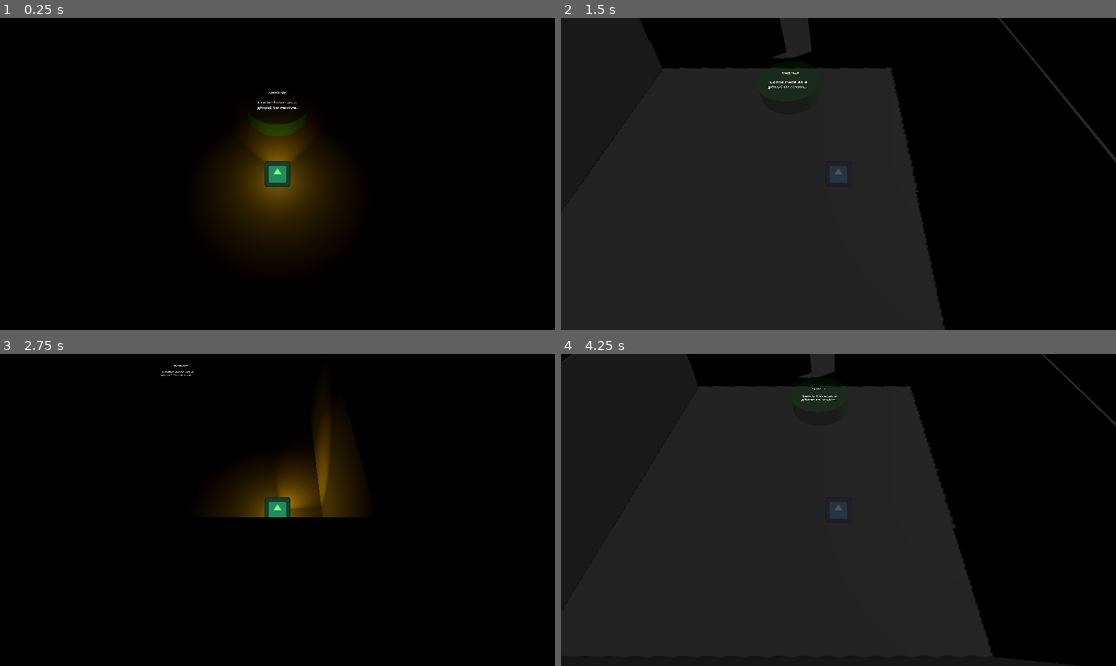
Above: before the commit, frames 1-4 (two rows, left to right).
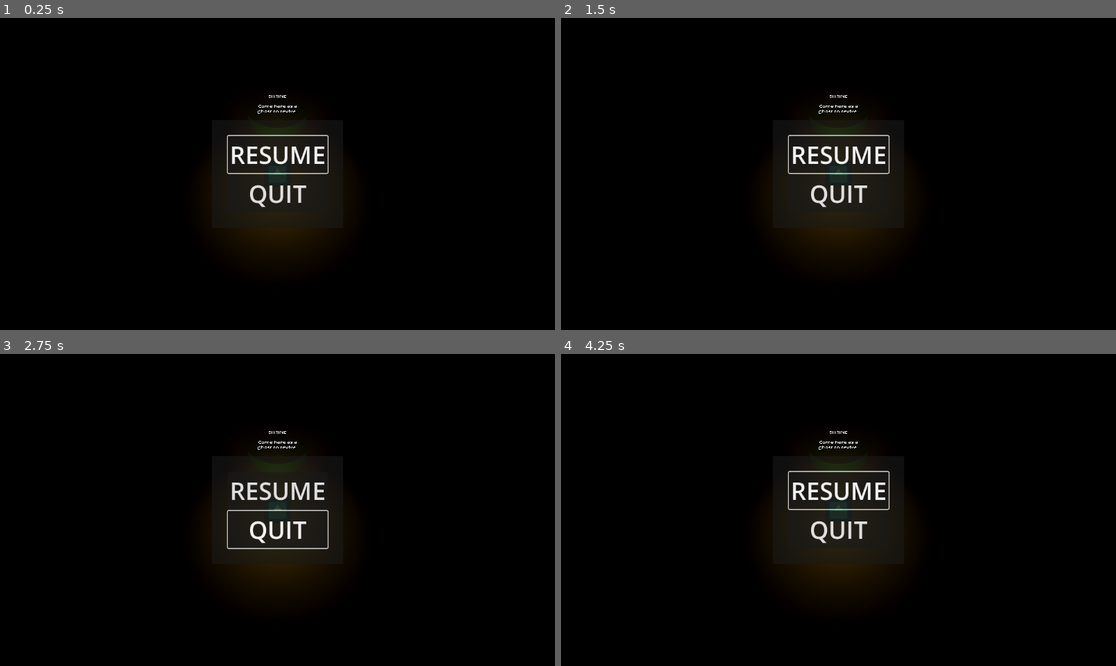
Above: after the commit, the same moments.

Repository: Rusty-Rat-Studios/dead-living-and-dying
Game: Godot game, scene res://game.tscn
The game is run twice, just before and just after one commit, with the same random seed, the same clock (stepped at 60 frames per second) and the same inputs. The engine's default icon, where the game draws it, is replaced by a stand-in: a white triangle on a blue panel in a dark square.
Inputs (mouse positions are in pixels of both pictures, inside the frame that each line leads up to):
- Up to frame 1 (0.25 s): no input
- Up to frame 2 (1.5 s): tap Enter at 0.5 s; move the mouse to (960, 158) at 0.52 s; hold Right (ui_right) 0.53-1.28 s; tap Tab at 0.6, 1.35 s; move the mouse to (727, 189) at 1.27 s; hold Down (ui_down) from 1.28 s (still down)
- Up to frame 3 (2.75 s): move the mouse to (333, 441) at 2.02 s; release Down (ui_down) at 2.03 s; hold Right (ui_right) from 2.03 s (still down); tap Tab at 2.1 s
- Up to frame 4 (4.25 s): move the mouse to (810, 572) at 2.77 s; release Right (ui_right) at 2.78 s; hold Up (ui_up) 2.78-3.53 s; tap Tab at 2.85, 3.6 s; move the mouse to (1005, 556) at 3.52 s; hold Left (ui_left) from 3.53 s (still down); tap Escape (ui_cancel) at 4.15 s

The runs differ from the first frame. In frame 1, 2.9% of the frame differs, in the area x 40-60%, y 23-63%; in frame 2, 50%; in frame 3, 7.5%; in frame 4, 57%, in the area x 0-100%, y 0-98%.

Commit message:
Added basic menu scene and script - not working

Diff:
--- a/game.tscn
+++ b/game.tscn
@@ -12,6 +12,7 @@
 [ext_resource type="Script" path="res://shrine.gd" id="11_hfytc"]
 [ext_resource type="PackedScene" uid="uid://cexvn2mosncly" path="res://map/wall_with_door.tscn" id="11_odxui"]
 [ext_resource type="PackedScene" uid="uid://bson3umirpot2" path="res://map/wall_without_door.tscn" id="12_5tnol"]
+[ext_resource type="PackedScene" uid="uid://dic5onsop66y4" path="res://ui/main_menu.tscn" id="13_owhbc"]
 
 [sub_resource type="CylinderShape3D" id="CylinderShape3D_eitr8"]
 radius = 2.0
@@ -196,3 +197,7 @@
 
 [node name="WallWithoutDoor3" parent="World/RoomTop" instance=ExtResource("12_5tnol")]
 transform = Transform3D(-4.37114e-08, 0, 1, 0, 1, 0, -1, 0, -4.37114e-08, 9.95, 0, 0)
+
+[node name="UI" type="CanvasLayer" parent="."]
+
+[node name="MainMenu" parent="UI" instance=ExtResource("13_owhbc")]
--- a/project.godot
+++ b/project.godot
@@ -29,6 +29,12 @@
 
 [input]
 
+ui_cancel={
+"deadzone": 0.5,
+"events": [Object(InputEventKey,"resource_local_to_scene":false,"resource_name":"","device":0,"window_id":0,"alt_pressed":false,"shift_pressed":false,"ctrl_pressed":false,"meta_pressed":false,"pressed":false,"keycode":4194305,"physical_keycode":0,"key_label":0,"unicode":0,"location":0,"echo":false,"script":null)
+, Object(InputEventJoypadButton,"resource_local_to_scene":false,"resource_name":"","device":-1,"button_index":6,"pressure":0.0,"pressed":false,"script":null)
+]
+}
 ui_left={
 "deadzone": 0.5,
 "events": [Object(InputEventKey,"resource_local_to_scene":false,"resource_name":"","device":0,"window_id":0,"alt_presse …(194 unchanged characters)…
--- /dev/null
+++ b/ui/main_menu.tscn
@@ -0,0 +1,54 @@
+[gd_scene load_steps=2 format=3 uid="uid://dic5onsop66y4"]
+
+[ext_resource type="Script" path="res://ui/menu.gd" id="1_8ljcd"]
+
+[node name="MainMenu" type="Control"]
+layout_mode = 3
+anchors_preset = 8
+anchor_left = 0.5
+anchor_top = 0.5
+anchor_right = 0.5
+anchor_bottom = 0.5
+grow_horizontal = 2
+grow_vertical = 2
+script = ExtResource("1_8ljcd")
+
+[node name="Panel" type="Panel" parent="."]
+layout_mode = 1
+anchors_preset = 8
+anchor_left = 0.5
+anchor_top = 0.5
+anchor_right = 0.5
+anchor_bottom = 0.5
+offset_left = -136.0
+offset_top = -112.0
+offset_right = 136.0
+offset_bottom = 112.0
+grow_horizontal = 2
+grow_vertical = 2
+size_flags_horizontal = 4
+size_flags_vertical = 4
+
+[node name="VBoxContainer" type="VBoxContainer" parent="."]
+layout_mode = 1
+anchors_preset = 8
+anchor_left = 0.5
+anchor_top = 0.5
+anchor_right = 0.5
+anchor_bottom = 0.5
+offset_left = -103.5
+offset_top = -79.0
+offset_right = 103.5
+offset_bottom = 79.0
+grow_horizontal = 2
+grow_vertical = 2
+
+[node name="Resume" type="Button" parent="VBoxContainer"]
+layout_mode = 2
+theme_override_font_sizes/font_size = 50
+text = "RESUME"
+
+[node name="Quit" type="Button" parent="VBoxContainer"]
+layout_mode = 2
+theme_override_font_sizes/font_size = 50
+text = "QUIT"
--- /dev/null
+++ b/ui/menu.gd
@@ -0,0 +1,39 @@
+extends Control
+
+func _ready() -> void:
+	$VBoxContainer/Resume.pressed.connect(_on_resume_pressed)
+	$VBoxContainer/Quit.pressed.connect(_on_quit_pressed)
+
+	pause()
+
+
+func _on_resume_pressed() -> void:
+	print('resume')
+	resume()
+
+
+func _on_quit_pressed() -> void:
+	print('quit')
+	# close the application
+	get_tree().quit()
+
+
+func _input(event: InputEvent) -> void:
+	if event.is_action_pressed("ui_cancel"):
+		if is_visible():
+			resume()
+		else:
+			pause()
+
+
+func resume() -> void:
+	print('call resume')
+	hide()
+	get_tree().paused = false
+
+
+func pause() -> void:
+	print('call pause')
+	show()
+	get_tree().paused = true
+	$VBoxContainer/Resume.grab_focus()
Not shown: 1 places in game.tscn that only renumber resources
